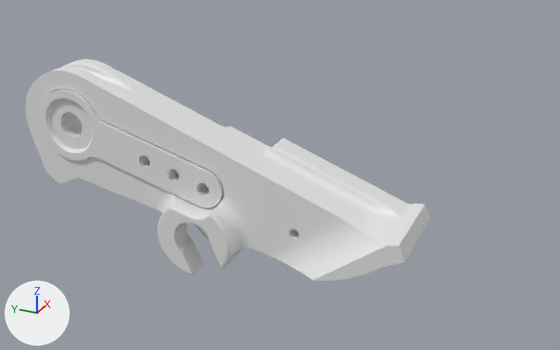
Renders of the COLLADA model meshes/visual/VIS_link_RH_visual.dae from each side of a commit.
Rendered twice from a 50 mm lens placed at (-45.5, -26.5, 24.0), pointed at (0.8, -5.7, 0.8). The axes (+X, +Y, +Z) are drawn at lower left. The lights are the same throughout.

Objects in the first picture: 'VIS_link_RH_visual'.
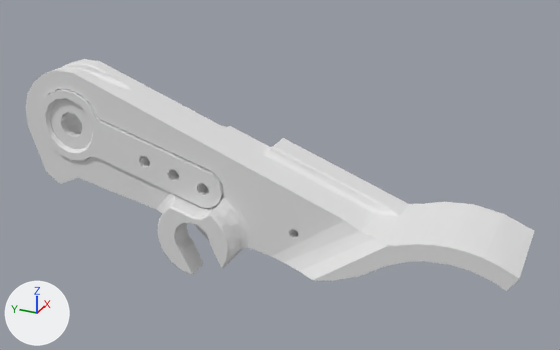
Edits to the bpy script that builds the scene:
```text
Change me_link_rh:
    used by ob_vis_link_rh_visual; location = (0.0, 0.0, 0.0)
    remove me_link_rh.from_pydata(...)  # 2832 vertices, 5692 faces; spans x -3.4..3.1, y -16.2..14.8, z -6.6..7.2
    add me_link_rh.from_pydata(...)  # 864 vertices, 1752 faces; spans x -3.4..3.1, y -23.2..14.8, z -6.6..7.2
    me_link_rh part 1: a new loose piece of 25 vertices spanning x -3.4..3.1, y -23.2..-15.8, z -2.0..0.2
```

Boxes [x1, y1, x2, y2] around the edits, measured in the pictures (560 x 350 px):
'VIS_link_RH_visual', reshaped (26% wider)
    before: [26, 59, 430, 281]
    after: [26, 59, 534, 291]
part 1 of me_link_rh, added
    after: [399, 202, 534, 291]
